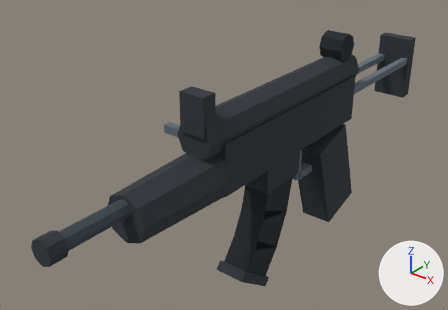
The FBX model assets/3d/export/wpn_mp5.fbx: old version first, new version second.
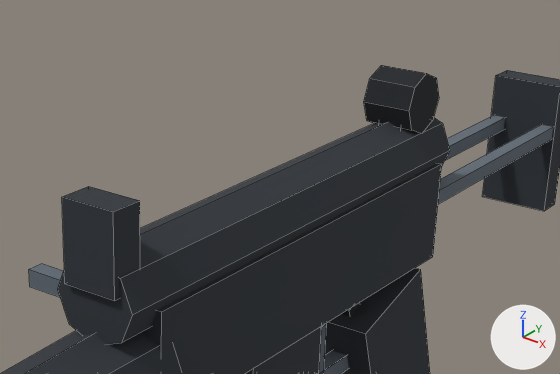
Each version is shown whole from a camera (50 mm lens) standing at (1.23, -2.25, 1.29) and looking at (-0.18, -0.49, 0.2), then close up on the part from 34% to 92% of the width and 0% to 56% of the height. Lighting does not change. The marker at lower right points along +X, +Y and +Z. The first two pictures are the older version. The close-ups show mesh edges as thin lines.

The first close-up shows 'wpn_mp5'.
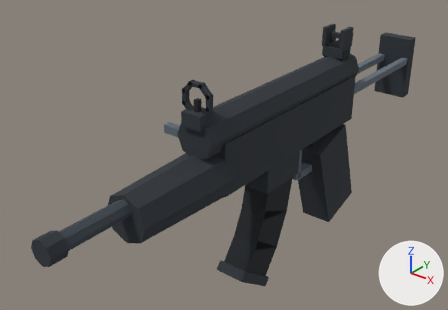
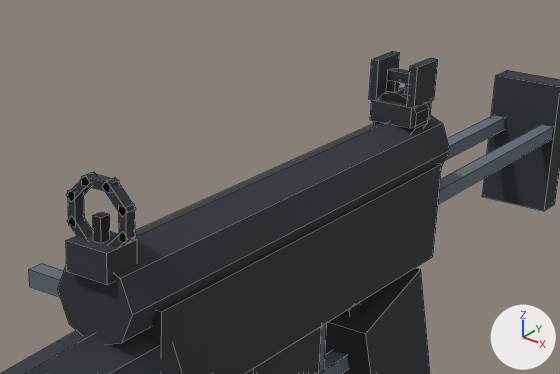
Where the change shows, as pixel boxes [x1, y1, x2, y2] in the close-ups (560 x 374 px):
'wpn_mp5', reshaped: before [0, 65, 560, 374]; after [0, 51, 560, 374]
part 1 of me_wpn_mp5, added: after [372, 87, 429, 132]
part 2 of me_wpn_mp5, added: after [387, 68, 410, 84]
part 3 of me_wpn_mp5, added: after [386, 80, 400, 92]
part 4 of me_wpn_mp5, added: after [369, 51, 400, 101]
part 5 of me_wpn_mp5, added: after [407, 58, 438, 108]
part 6 of me_wpn_mp5, added: after [66, 229, 137, 284]
part 7 of me_wpn_mp5, added: after [119, 203, 135, 243]
part 8 of me_wpn_mp5, added: after [82, 173, 119, 193]
part 9 of me_wpn_mp5, added: after [67, 189, 84, 227]
part 10 of me_wpn_mp5, added: after [93, 212, 110, 243]
part 11 of me_wpn_mp5, cut back: before [364, 65, 439, 133]; after [377, 99, 432, 128]
part 12 of me_wpn_mp5, cut back: before [62, 186, 140, 301]; after [66, 172, 136, 248]
part 13 of me_wpn_mp5, surface changed: [370, 103, 411, 128] in both

What changed in the scene script:
```text
Change me_wpn_mp5:
    used by ob_wpn_mp5; location = (0.0, 0.0, 0.0)
    remove me_wpn_mp5.from_pydata(...)  # 208 vertices, 146 faces; spans x -0.14..0.1, y -1.49..0.71, z -0.32..0.62
    add me_wpn_mp5.from_pydata(...)  # 332 vertices, 238 faces; spans x -0.14..0.1, y -1.49..0.71, z -0.32..0.64
    me_wpn_mp5 part 1: a new loose piece, a 10-sided cylinder along y spanning x -0.048..0.048, y 0.025..0.075, z 0.48..0.58, in mat_palette (picture img_palette_png)
    me_wpn_mp5 part 2: a new loose piece, a box spanning x -0.03..0.03, y 0.041..0.059, z 0.596..0.616, in mat_palette (picture img_palette_png)
    me_wpn_mp5 part 3: a new loose piece, a box spanning x -0.03..-0.011, y 0.041..0.059, z 0.574..0.596, in mat_palette (picture img_palette_png)
    me_wpn_mp5 part 4: a new loose piece, a box spanning x -0.05..-0.034, y 0.01..0.09, z 0.56..0.64, in mat_palette (picture img_palette_png)
    me_wpn_mp5 part 5: a new loose piece, a box spanning x 0.034..0.05, y 0.01..0.09, z 0.56..0.64, in mat_palette (picture img_palette_png)
    me_wpn_mp5 part 6: a new loose piece, a box spanning x -0.04..0.04, y -0.885..-0.815, z 0.495..0.545, in mat_palette (picture img_palette_png)
    me_wpn_mp5 part 7: a new loose piece, a box spanning x 0.043..0.057, y -0.86..-0.84, z 0.557..0.613, in mat_palette (picture img_palette_png)
    me_wpn_mp5 part 8: a new loose piece, a box spanning x -0.028..0.028, y -0.86..-0.84, z 0.628..0.642, in mat_palette (picture img_palette_png)
    me_wpn_mp5 part 9: a new loose piece, a box spanning x -0.057..-0.043, y -0.86..-0.84, z 0.557..0.613, in mat_palette (picture img_palette_png)
    me_wpn_mp5 part 10: a new loose piece, a box spanning x -0.008..0.008, y -0.86..-0.84, z 0.545..0.585, in mat_palette (picture img_palette_png)
    me_wpn_mp5 part 11
    8 vertices are removed from x -0.05..0.05, y 0.01..0.09, z 0.5..0.62
    8 faces are deleted
    4 vertices move from x -0.05..0.05, y -0.01..0.11, z 0.56 to x -0.05..0.05, y 0.01..0.09, z 0.56
    4 new faces join them
    me_wpn_mp5 part 12
    8 vertices are removed from x -0.05..0.05, y -0.88..-0.82, z 0.47..0.61
    6 faces are deleted
    32 vertices are added at x -0.06..0.06, y -0.86..-0.84, z 0.53..0.64
    24 new faces join them
    me_wpn_mp5 part 13: 2 kept faces spanning x -0.05..0.05, y 0.01..0.09, z 0.52..0.56 get new texture (UV) coordinates
    other edits to the shape of me_wpn_mp5 do not show in these pictures
```
